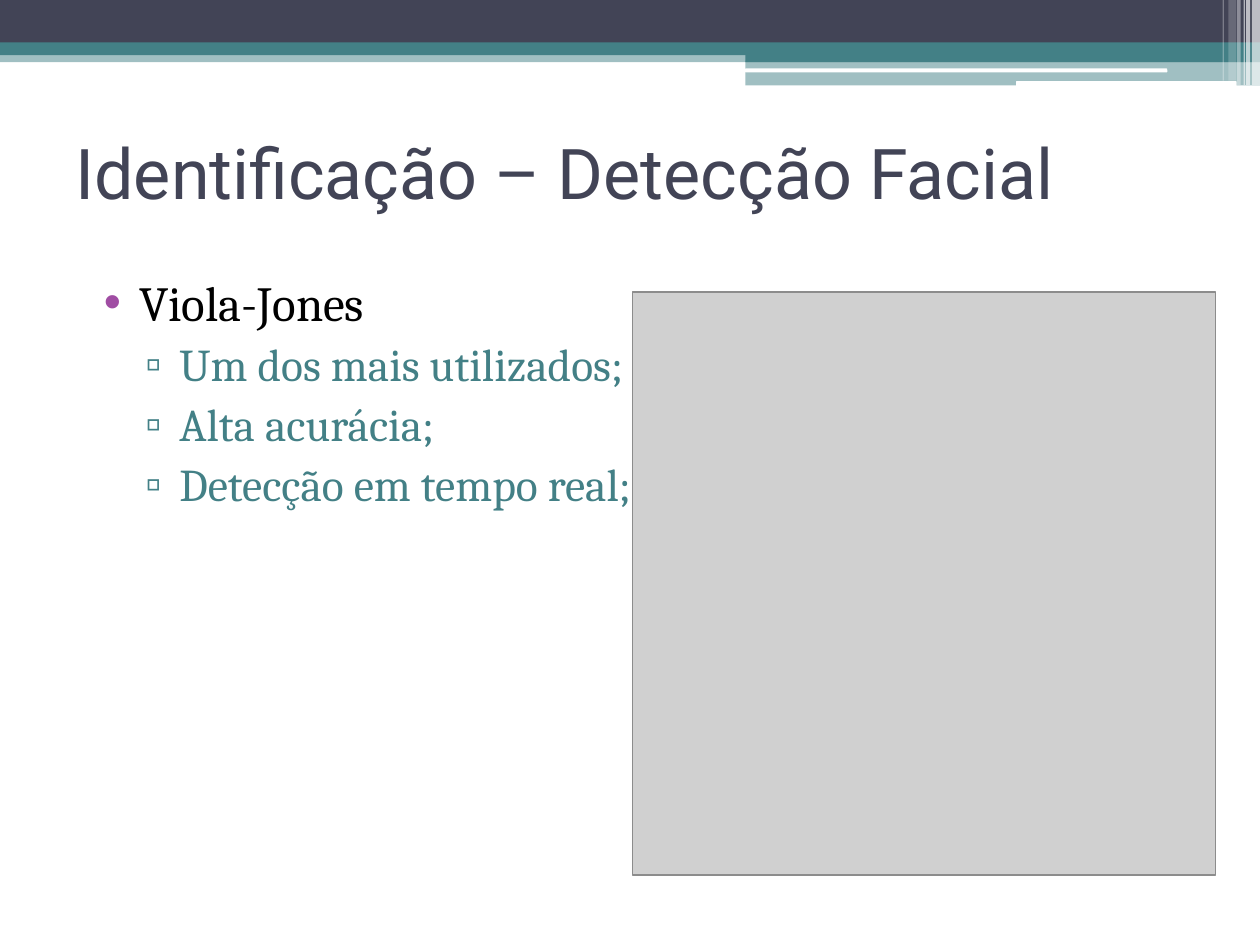
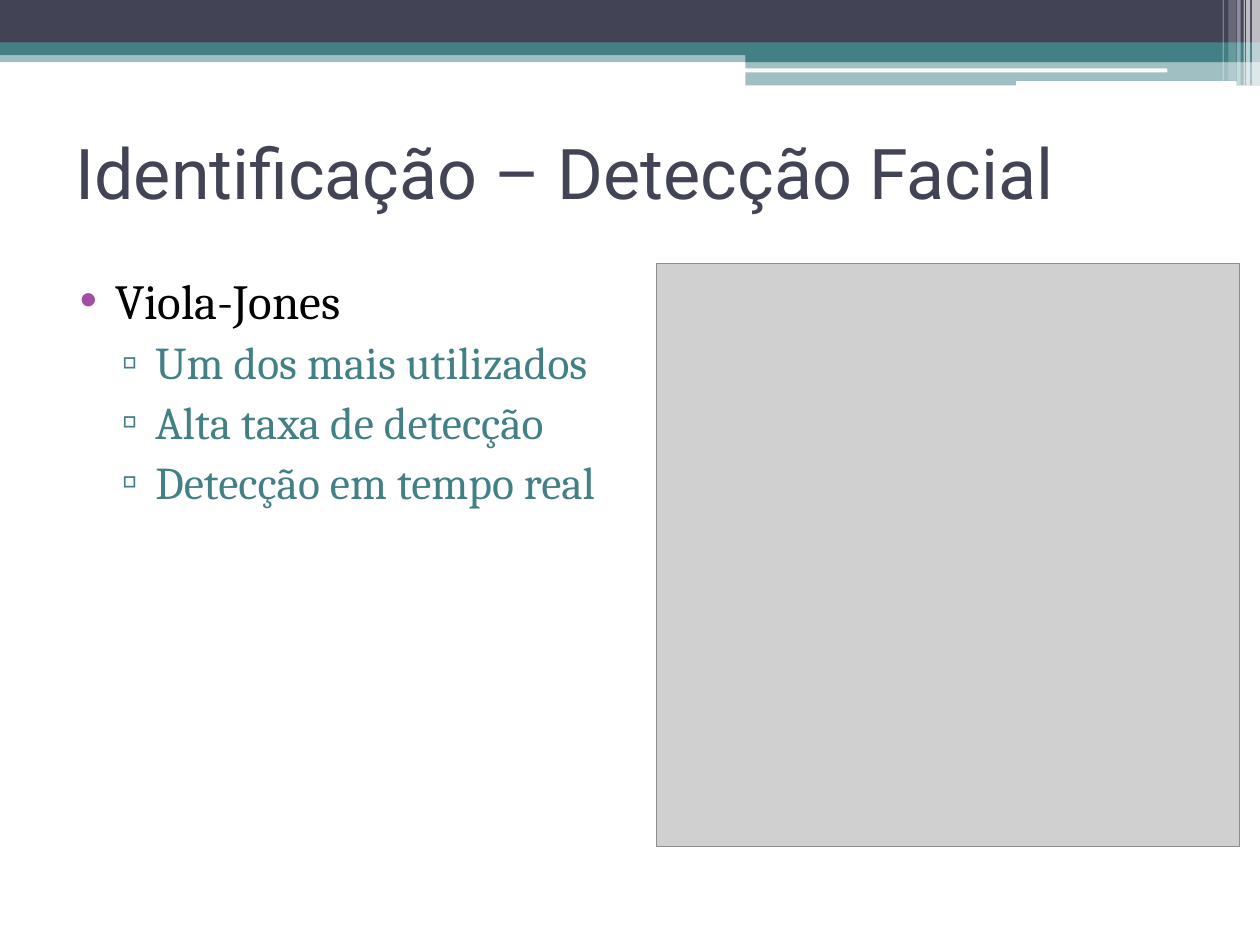
Before and after one commit to talesporto/Artigo-TRUE-SBCUP, a slide deck: slide 7 of apresentacao/ApresentacaoSBCUP.pptx (slide 11 before the commit). Drawn at 1260x945 pixels with LibreOffice and Linux fonts; fonts in the diff are those of the drawing; grey boxes stand for pictures. Boxes give left, top, right and bottom in pixels: in the first picture for what was removed or moved away, otherwise in the second. Text is boxed around its words. In the diff, an @@ line names an element or a change of style, - is before the commit and + after.

```diff
--- a/apresentacao/ApresentacaoSBCUP.pptx
+++ b/apresentacao/ApresentacaoSBCUP.pptx
@@ text "Viola-Jones" moved from (x1=139, y1=287, x2=631, y2=511) to (x1=115, y1=285, x2=595, y2=509) @@
@@ picture moved from (x1=633, y1=292, x2=1216, y2=876) to (x1=656, y1=263, x2=1240, y2=847) @@
@@ text at (x1=155, y1=347, x2=595, y2=509): text changed @@
-  ▫ Um dos mais utilizados;
-  ▫ Alta acurácia;
-  ▫ Detecção em tempo real;
+  ▫ Um dos mais utilizados
+  ▫ Alta taxa de detecção
+  ▫ Detecção em tempo real
```
Also in this commit, not shown: 14 other slides changed, 10 slides removed.
